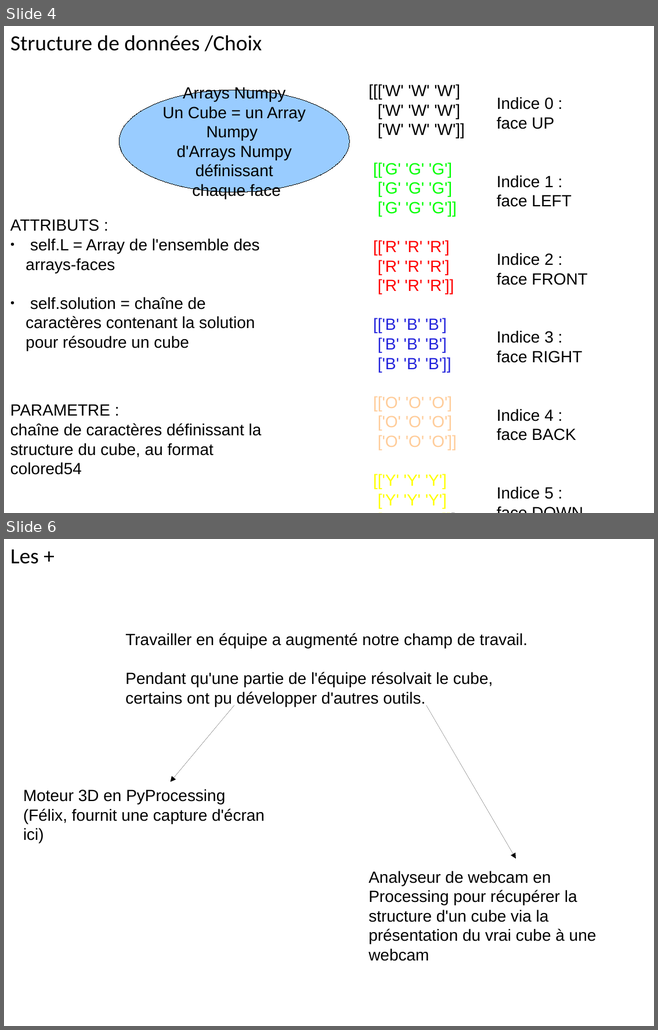
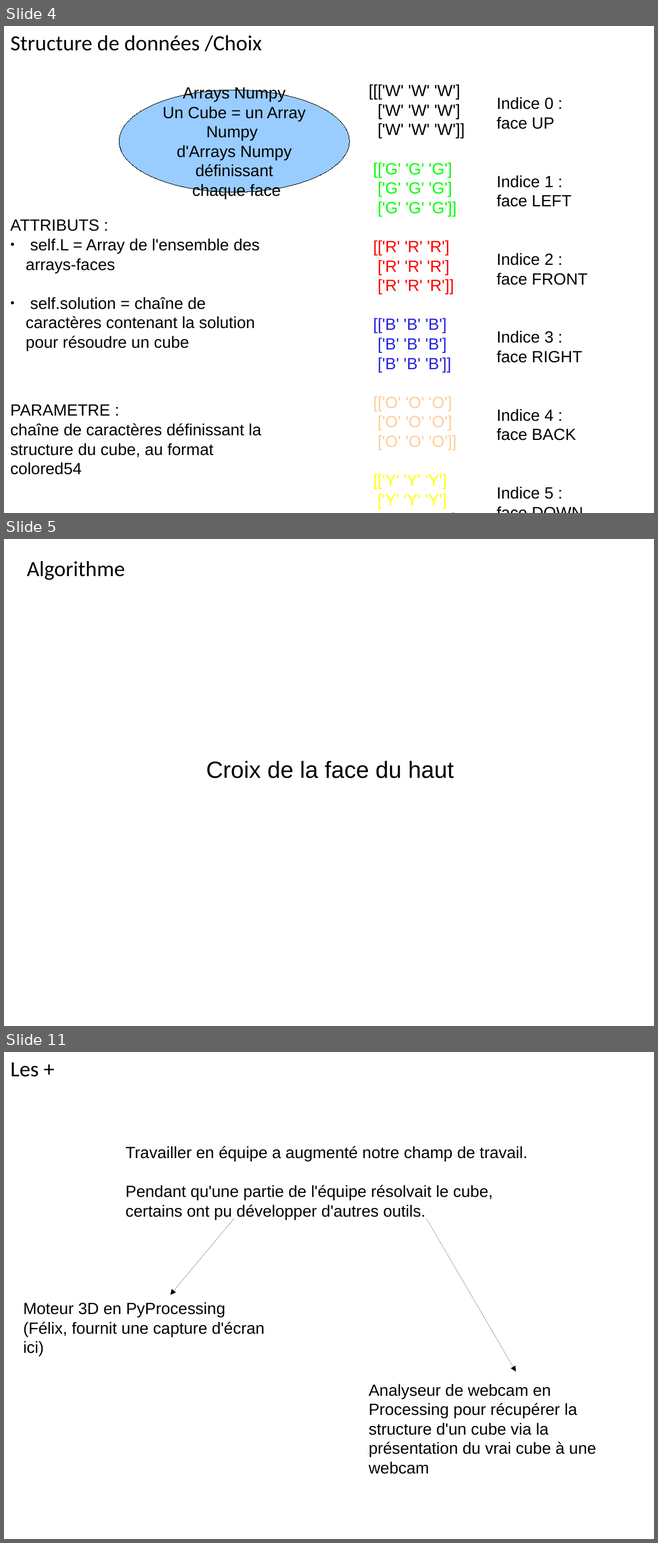
Before and after one commit to Miaxos/Polux, a slide deck: diapo_Presentation_poqb_soutenance_vendredi_15_janvier_2016.odp. Shown one above the other, each under a label of ours: slides 4 and 6 before the commit, slides 4, 5 and 11 after it; the slides between them are not shown. The pictures are 658x1030 and 658x1543 pixels, drawn with LibreOffice and Linux fonts; fonts in the diff are those of the drawing. Boxes give left, top, right and bottom in pixels: in the first picture for what was removed or moved away, otherwise in the second. Text is boxed around its words. In the diff, an @@ line names an element or a change of style, - is before the commit and + after.

```diff
--- a/diapo_Presentation_poqb_soutenance_vendredi_15_janvier_2016.odp
+++ b/diapo_Presentation_poqb_soutenance_vendredi_15_janvier_2016.odp
@@ slide 5 added at <box>4,539,654,1026</box>, background #FFFFFF @@
@@ title added at <box>27,561,125,580</box>, 24 pt, text #000000 @@
+Algorithme
@@ text added at <box>206,761,453,779</box>, 26 pt, text #000000 @@
+Croix de la face du haut
@@ what was slide 6 is now slide 11 @@
```
Also in this commit, not shown: 1 slide changed, 5 other slides added, 1 slide removed.
